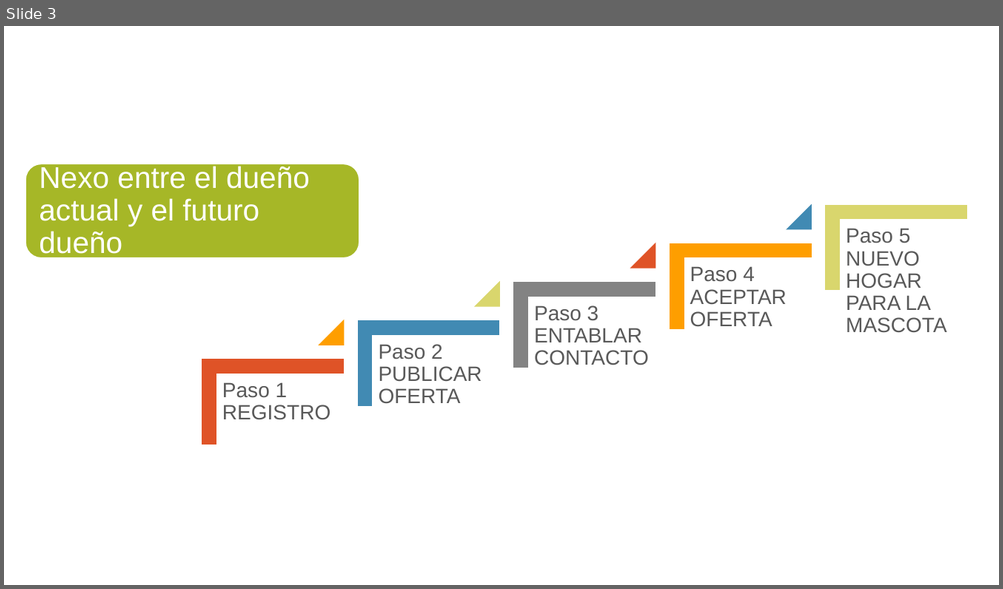
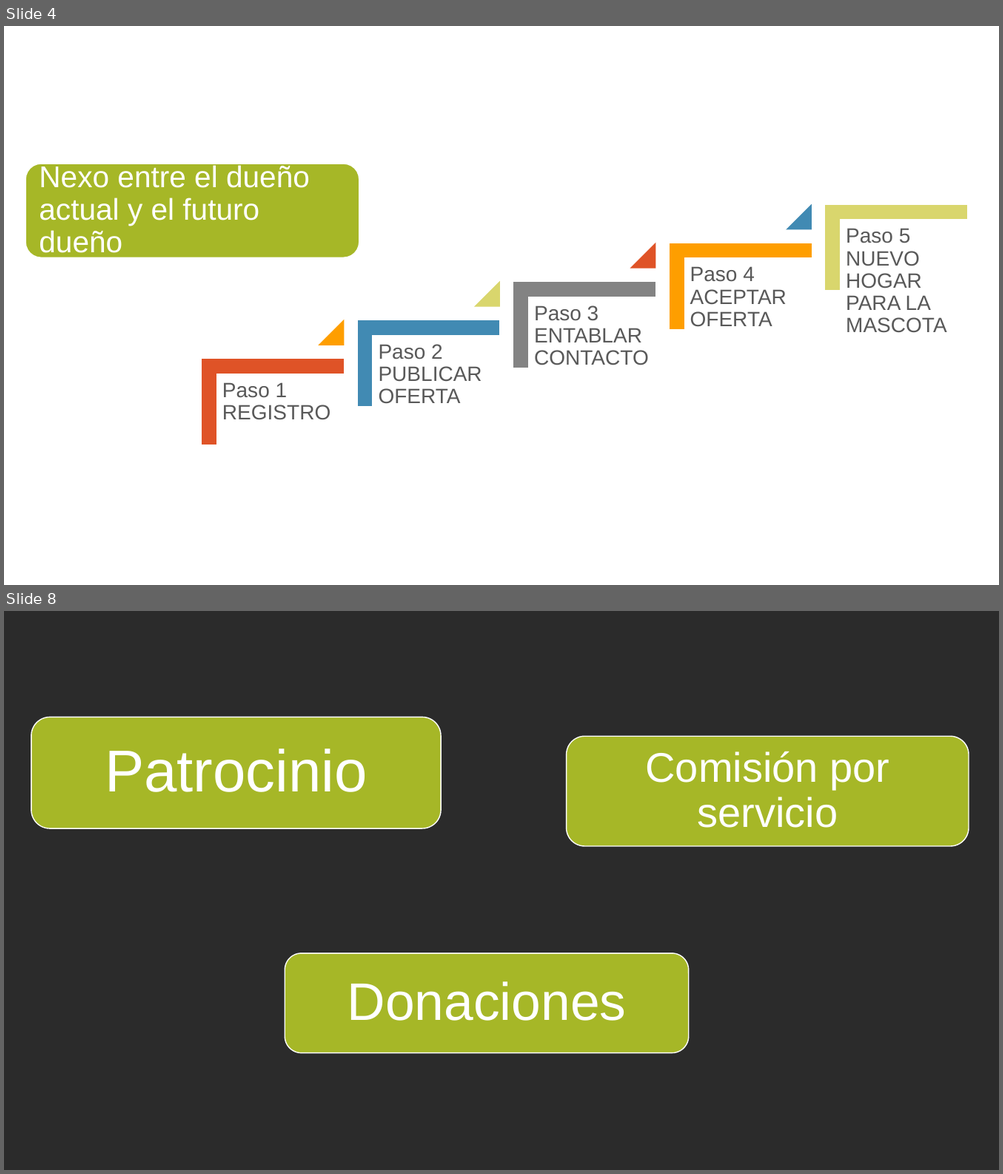
Before and after one commit to sergiolopezm5/blablapet, a slide deck: BlaBlaPet.pptx. Shown one above the other, each under a label of ours: slide 3 before the commit, slides 4 and 8 after it; the slides between them are not shown. The pictures are 1003x589 and 1003x1174 pixels, drawn with LibreOffice and Linux fonts; fonts in the diff are those of the drawing; background and template pictures are left out; a plain dark background stands for a picture behind light text. Boxes give left, top, right and bottom in pixels: in the first picture for what was removed or moved away, otherwise in the second. Text is boxed around its words. In the diff, an @@ line names an element or a change of style, - is before the commit and + after.

```diff
--- a/BlaBlaPet.pptx
+++ b/BlaBlaPet.pptx
@@ slide 8 added at <box>4,611,999,1170</box>, background picture (left out) @@
@@ rounded rectangle added at <box>31,717,441,829</box>, fill #A6B727, outline #FFFFFF 1 pt @@
@@ rounded rectangle added at <box>566,736,969,847</box>, fill #A6B727, outline #FFFFFF 1 pt @@
@@ text added at <box>105,749,367,792</box>, 57 pt, text #FFFFFF @@
+Patrocinio
@@ text added at <box>646,751,889,828</box>, 40 pt, text #FFFFFF @@
+Comisión por servicio
@@ rounded rectangle added at <box>284,954,688,1054</box>, fill #A6B727, outline #FFFFFF 1 pt @@
@@ text added at <box>347,982,626,1021</box>, 51 pt, text #FFFFFF @@
+Donaciones
@@ what was slide 3 is now slide 4 @@
```
Also in this commit, not shown: 3 slides changed, 4 other slides added, 2 slides removed, 1 other file.
